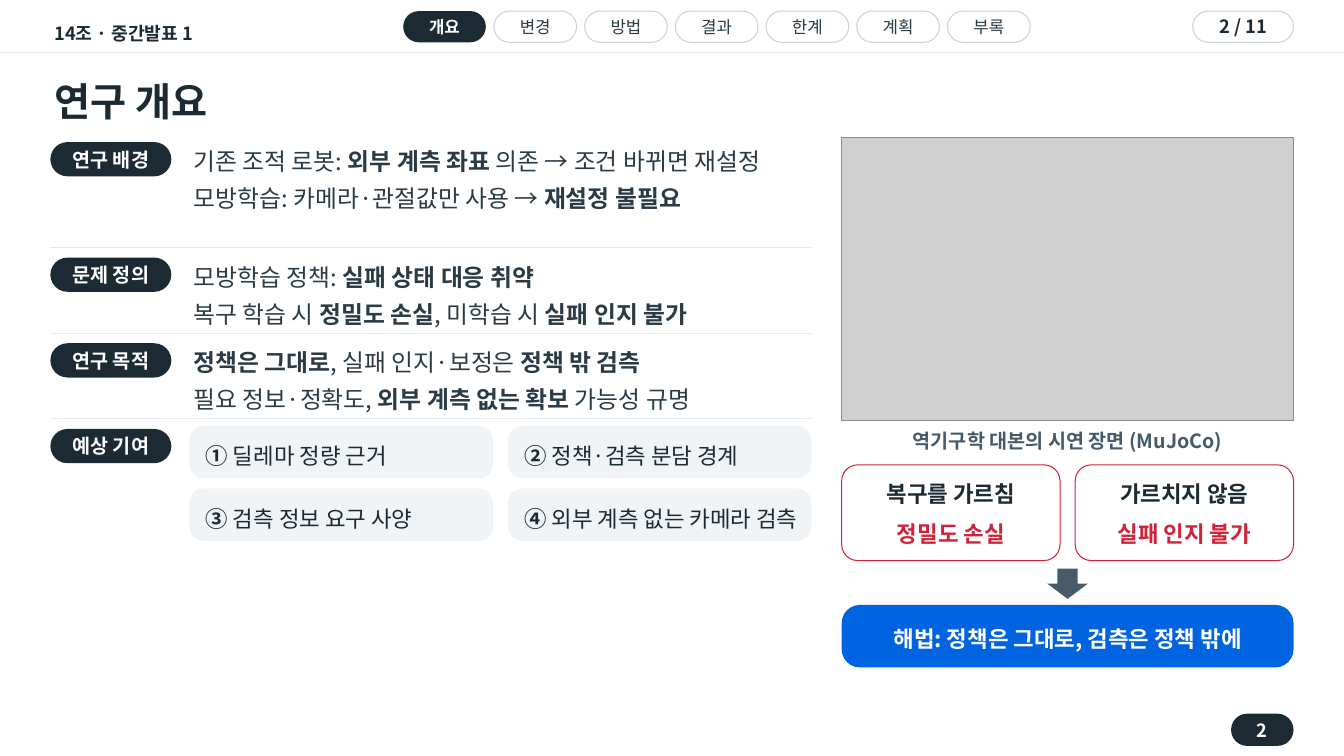
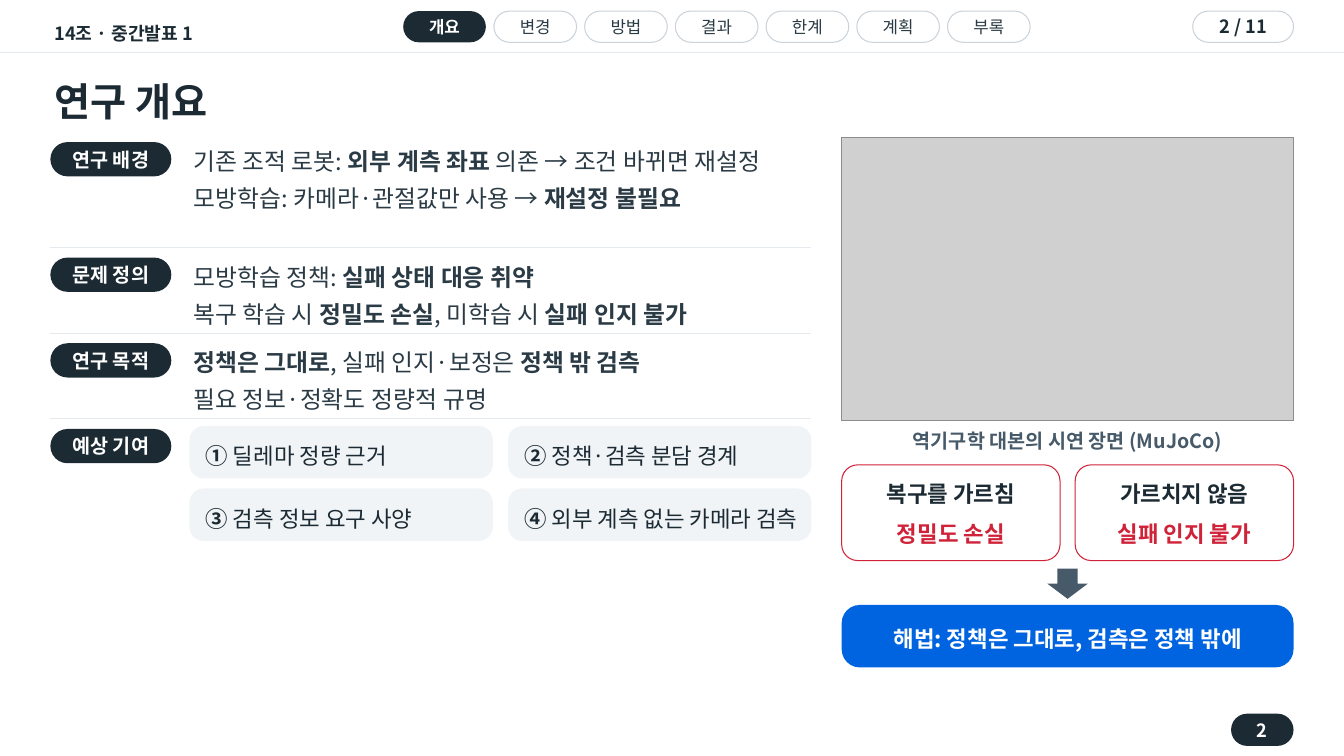
Before and after one commit to wonyoungjacob/masonry-IL-capstone, a slide deck: slide 2 of 01_사기설/중간발표1/중간발표1_v10_20261011.pptx. Drawn at 1344x756 pixels with LibreOffice and Linux fonts; fonts in the diff are those of the drawing; grey boxes stand for pictures. Boxes give left, top, right and bottom in pixels: in the first picture for what was removed or moved away, otherwise in the second. Text is boxed around its words. In the diff, an @@ line names an element or a change of style, - is before the commit and + after.

```diff
--- a/01_사기설/중간발표1/중간발표1_v10_20261011.pptx
+++ b/01_사기설/중간발표1/중간발표1_v10_20261011.pptx
@@ text at <box>194,388,488,410</box>: text changed @@
-필요 정보·정확도, 외부 계측 없는 확보 가능성 규명
+필요 정보·정확도 정량적 규명
```
Also in this commit, not shown: 1 other slide changed, 5 other files.
